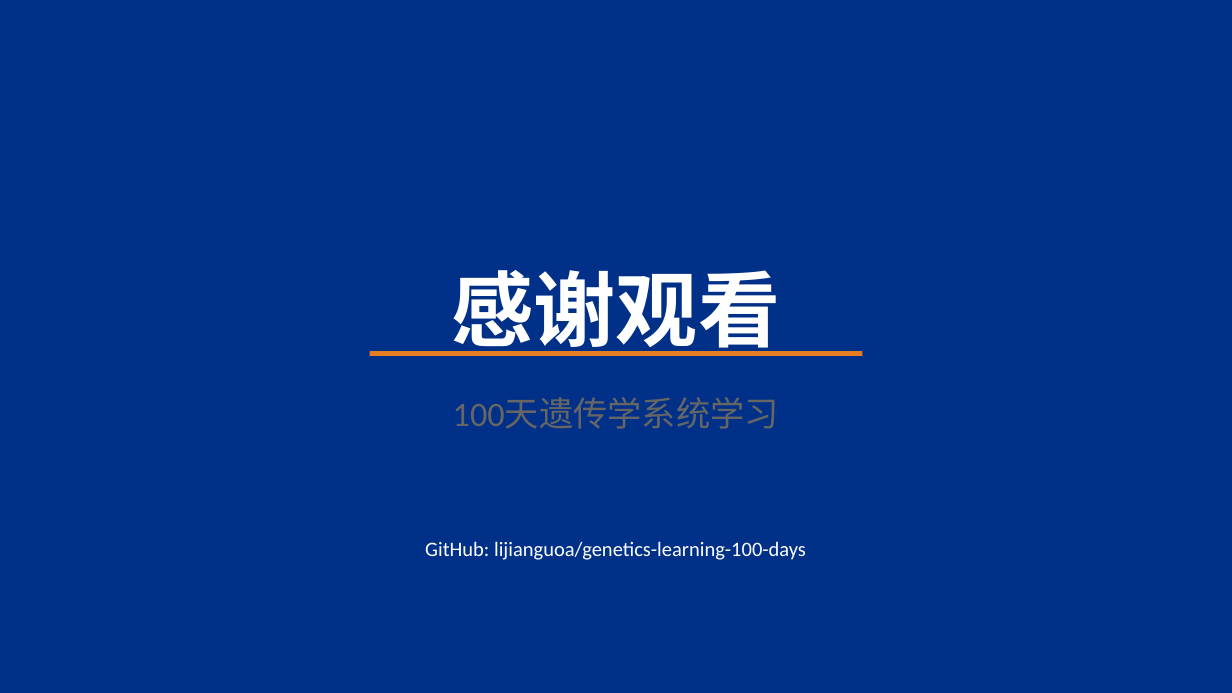
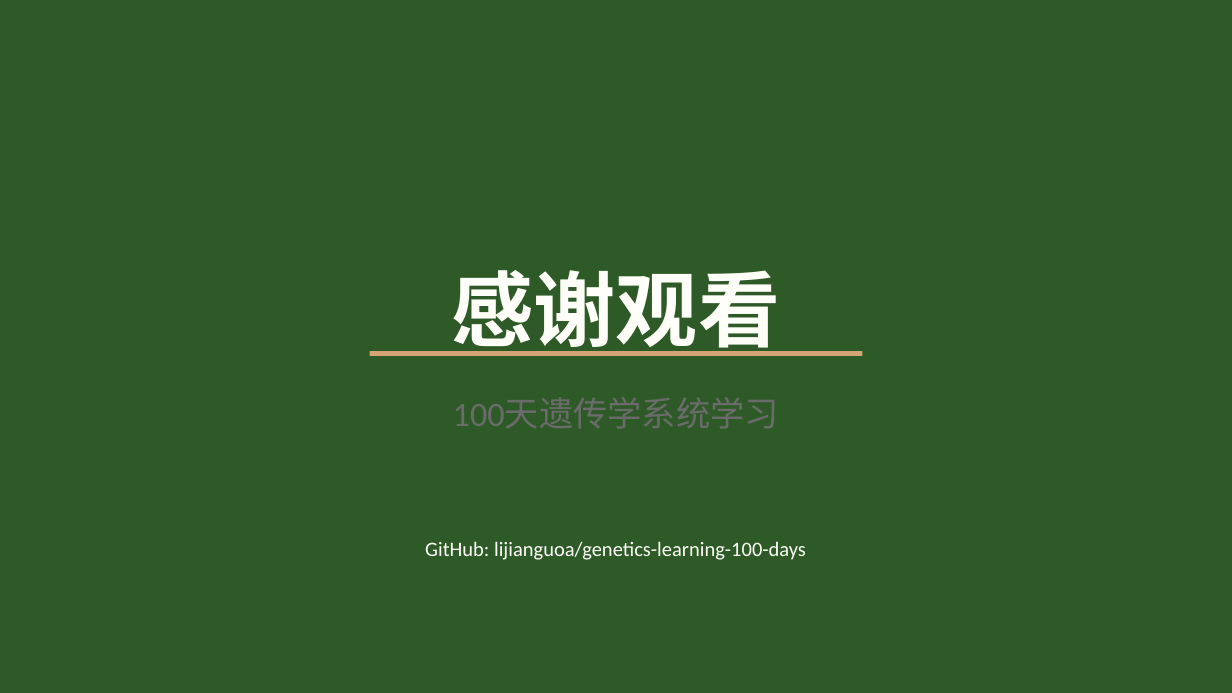
Before and after one commit to lijianguoa/genetics-learning-100-days, a slide deck: slide 12 of ppt/2026-05-12_genetics_day003.pptx. Drawn at 1232x693 pixels with LibreOffice and Linux fonts; fonts in the diff are those of the drawing. Boxes give left, top, right and bottom in pixels: in the first picture for what was removed or moved away, otherwise in the second. Text is boxed around its words. In the diff, an @@ line names an element or a change of style, - is before the commit and + after.

Commit message:
Regenerate Day3 PPT (Forest & Moss style)

```diff
--- a/ppt/2026-05-12_genetics_day003.pptx
+++ b/ppt/2026-05-12_genetics_day003.pptx
@@ background #003087 to #2D5A27 @@
@@ text "感谢观看" at bbox=[452, 270, 780, 356]: text colour #FFFFFF to #FFFEF9 @@
@@ rectangle at bbox=[370, 351, 862, 356]: fill #E67E22 to #D4A574 @@
@@ text "100天遗传学系统学习" at bbox=[453, 398, 779, 429]: text colour #666666 to #6B6B6B @@
@@ text "GitHub: lijianguoa/genetics-learning-100-days" at bbox=[425, 541, 806, 560]: text colour #FFFFFF to #FFFEF9 @@
```
Also in this commit, not shown: 11 other slides changed.
